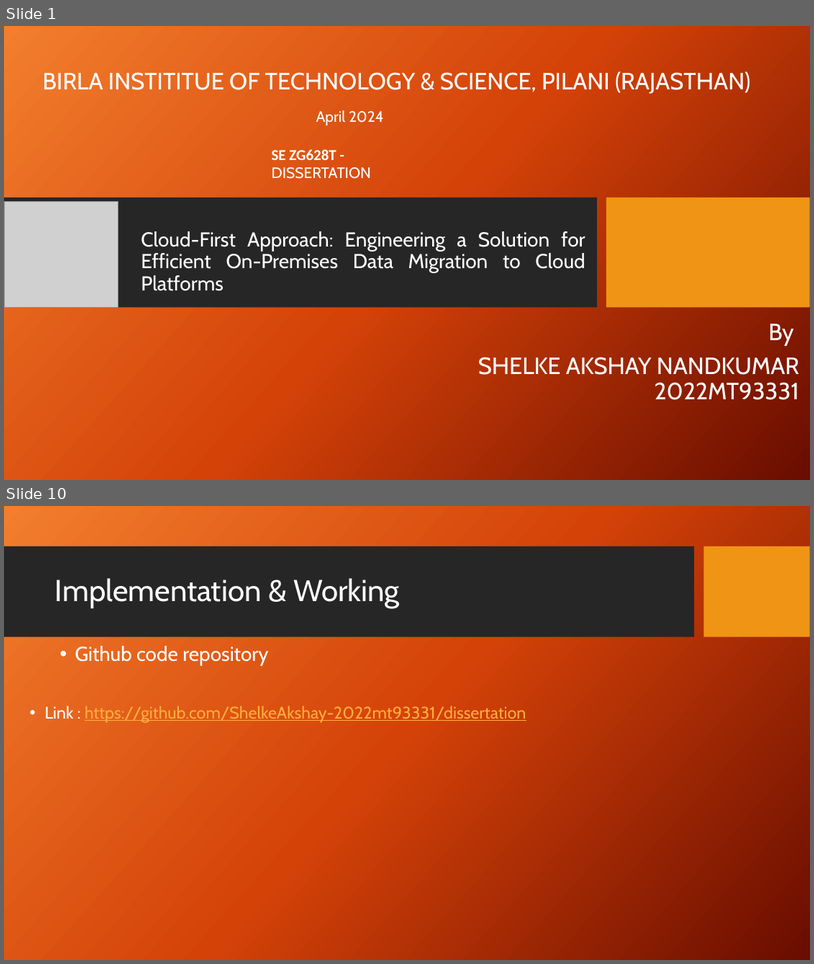
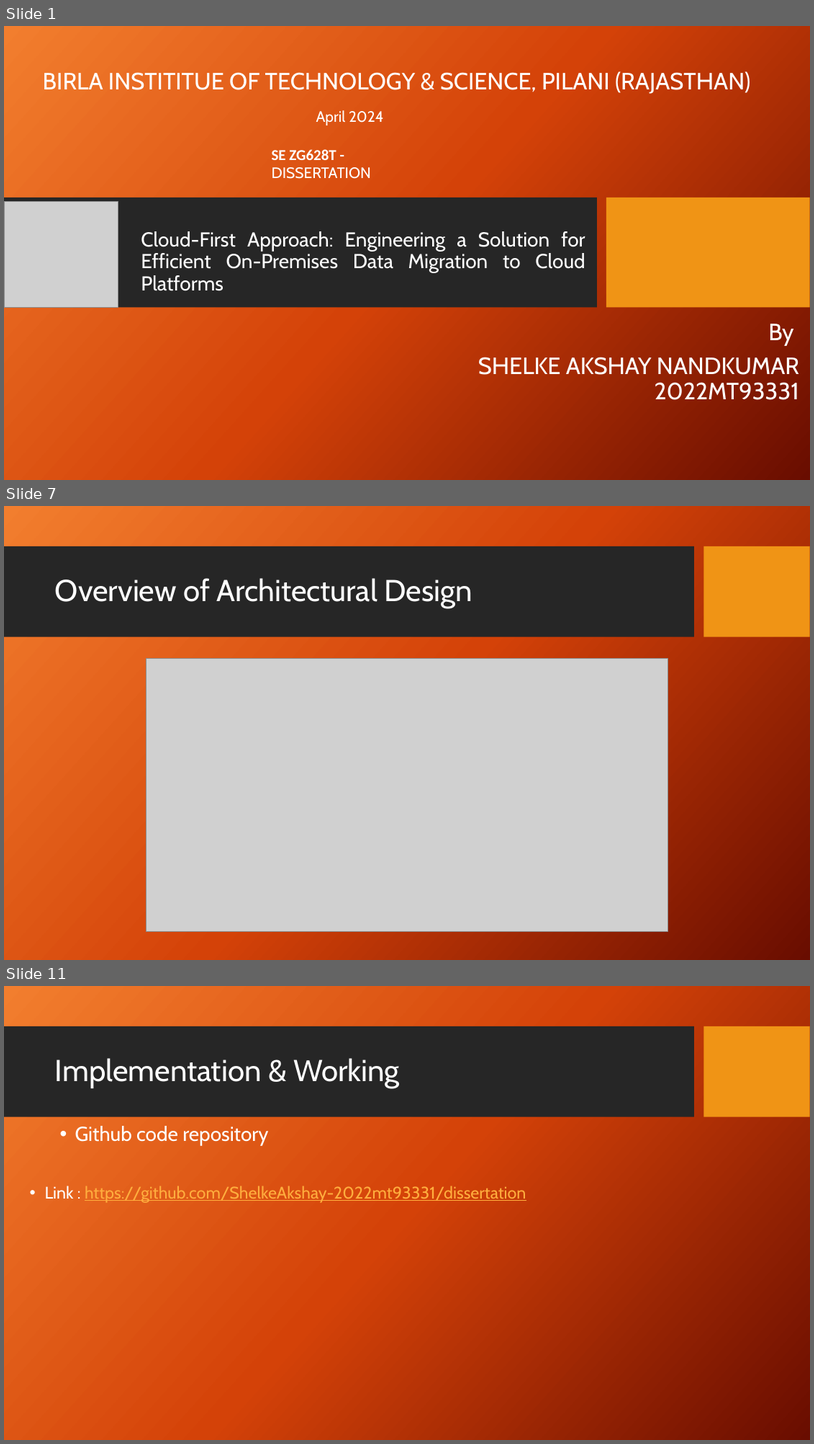
Before and after one commit to ShelkeAkshay-2022mt93331/dissertation, a slide deck: 7_Reports/3_Final_PPT/2022mt93331.pptx. Shown one above the other, each under a label of ours: slides 1 and 10 before the commit, slides 1, 7 and 11 after it; the slides between them are not shown. The pictures are 814x964 and 814x1444 pixels, drawn with LibreOffice and Linux fonts; fonts in the diff are those of the drawing; grey boxes stand for pictures; background and template pictures are left out. Boxes give left, top, right and bottom in pixels: in the first picture for what was removed or moved away, otherwise in the second. Text is boxed around its words. In the diff, an @@ line names an element or a change of style, - is before the commit and + after.

```diff
--- a/7_Reports/3_Final_PPT/2022mt93331.pptx
+++ b/7_Reports/3_Final_PPT/2022mt93331.pptx
@@ slide 7 added at [4, 506, 810, 960], background picture (left out); not listed: 2 template elements that a slide beside it also shows @@
@@ title added at [55, 578, 472, 608], 36 pt, text #FFFFFF @@
+Overview of Architectural Design
@@ picture added at [146, 659, 669, 932] @@
@@ what was slide 10 is now slide 11 @@
```
Also in this commit, not shown: 10 slides changed, 5 other slides added, 5 other files.
